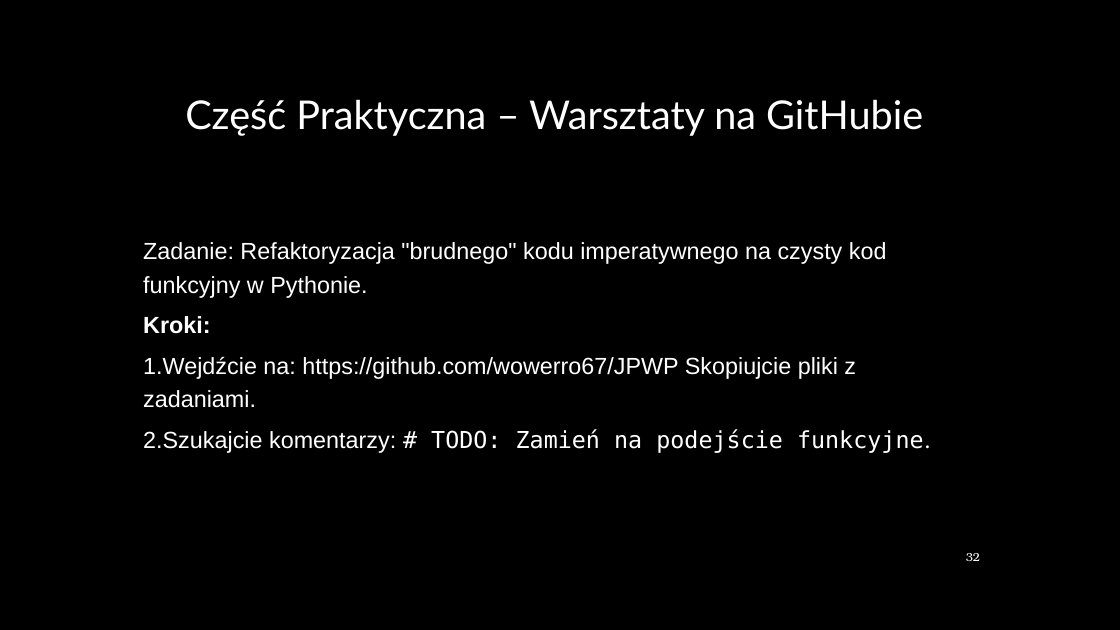
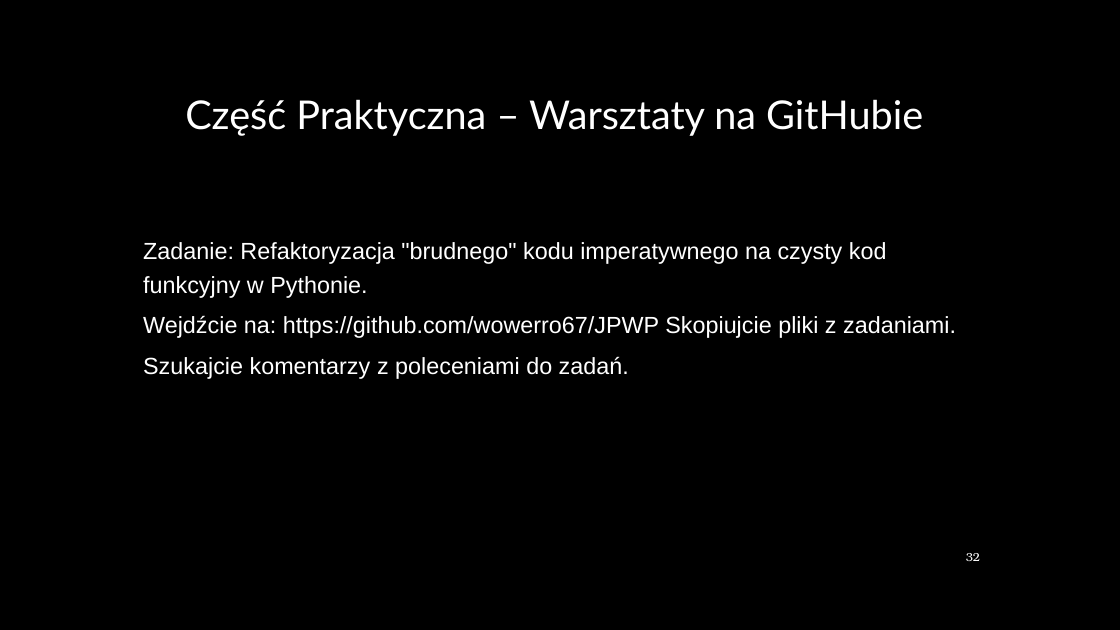
Before and after one commit to wowerro67/JPWP, a slide deck: slide 32 of JPWP.pptx. Drawn at 1120x630 pixels with LibreOffice and Linux fonts; fonts in the diff are those of the drawing; background and template pictures are left out. Boxes give left, top, right and bottom in pixels: in the first picture for what was removed or moved away, otherwise in the second. Text is boxed around its words. In the diff, an @@ line names an element or a change of style, - is before the commit and + after.

```diff
--- a/JPWP.pptx
+++ b/JPWP.pptx
@@ text at <box>143,315,956,379</box>: text changed @@
-Kroki:
-1.Wejdźcie na: https://github.com/wowerro67/JPWP Skopiujcie pliki z zadaniami.
-2.Szukajcie komentarzy: # TODO: Zamień na podejście funkcyjne.
+Wejdźcie na: https://github.com/wowerro67/JPWP Skopiujcie pliki z zadaniami.
+Szukajcie komentarzy z poleceniami do zadań.
```
